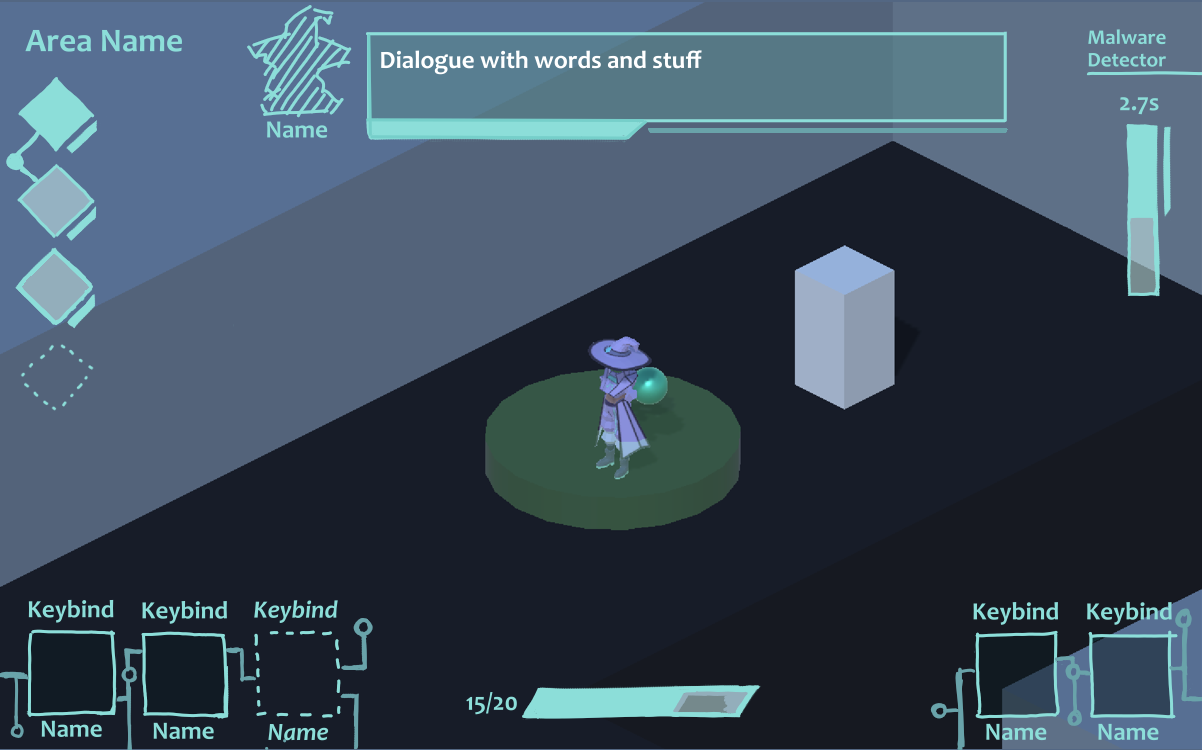
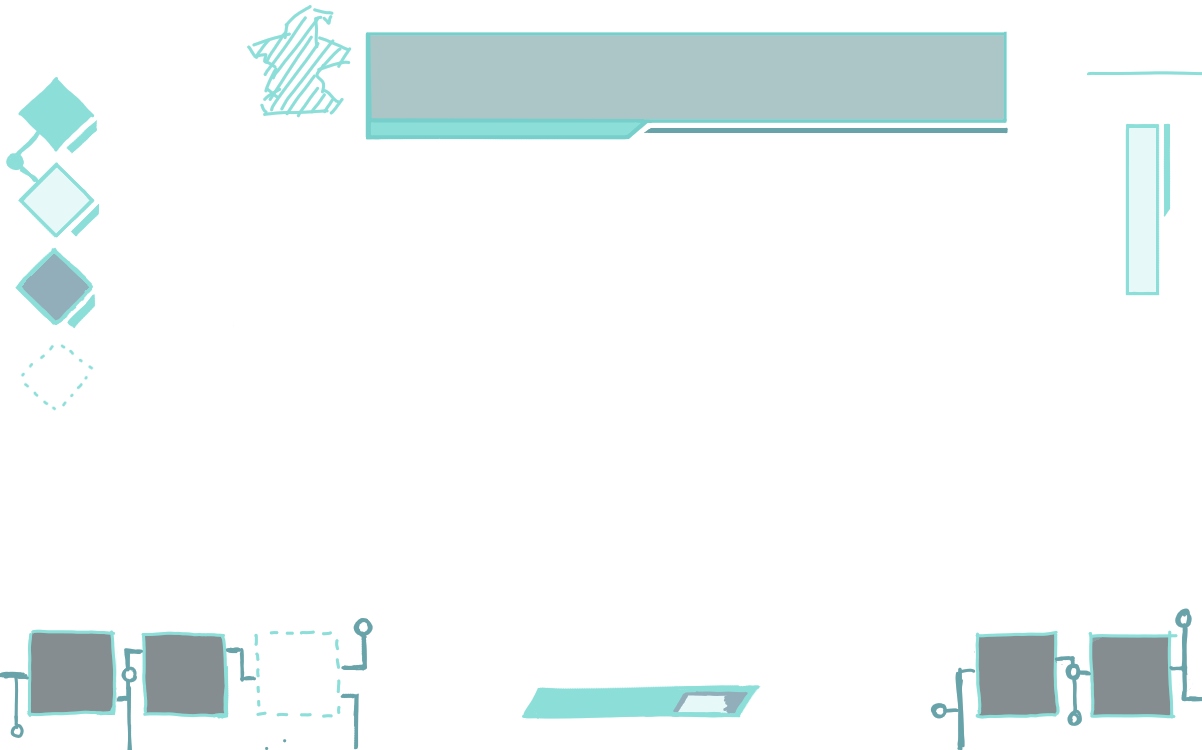
The second 1202×750 image is a revision of the first. Changes to its layers:
painted on "Sci-fi Details" over [0, 0, 1202, 750]
painted on "Base Shapes" over [0, 0, 1202, 750]
"Fill": opacity 52% → 50%, painted on it over [0, 0, 1202, 750]
hid "No UI", painted on it over [0, 2, 1202, 750]
hid "Background", painted on it over [0, 0, 1202, 750]
